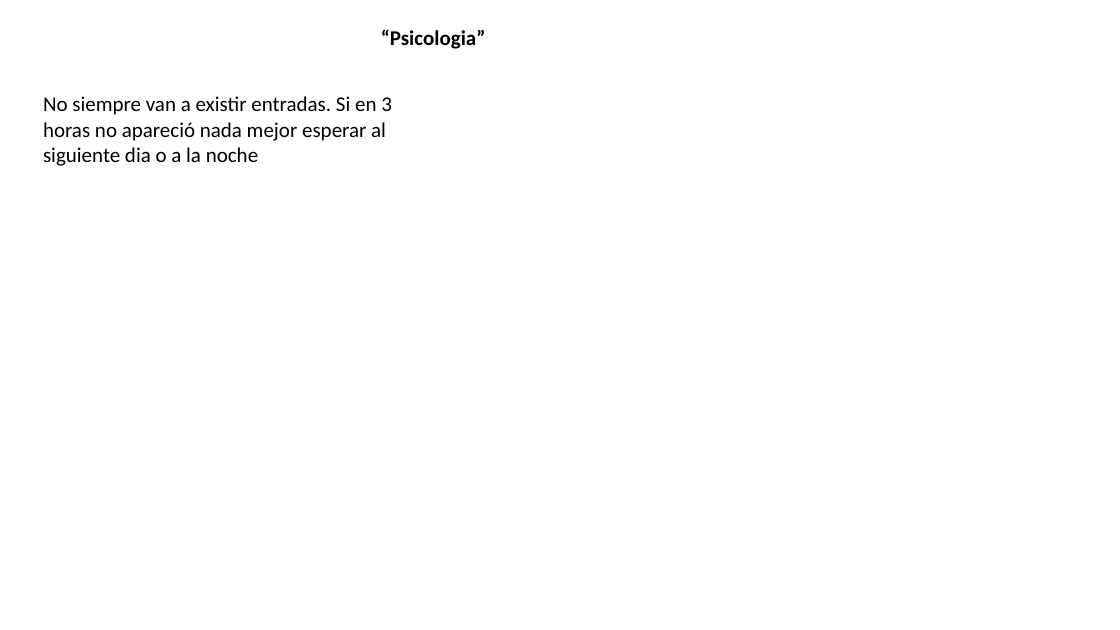
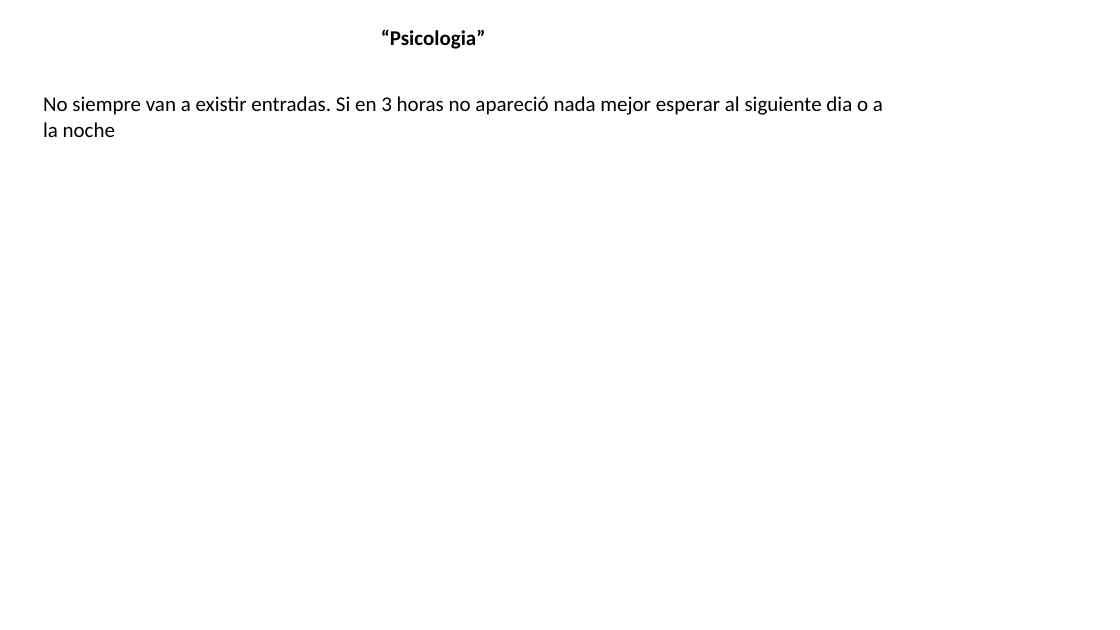
Before and after one commit to Edd1eware/Yields_Academy, a slide deck: slide 11 of Manual_YIELDS_ACADEMY.pptx (slide 4 before the commit). Drawn at 1120x630 pixels with LibreOffice and Linux fonts; fonts in the diff are those of the drawing. Boxes give left, top, right and bottom in pixels: in the first picture for what was removed or moved away, otherwise in the second. Text is boxed around its words. In the diff, an @@ line names an element or a change of style, - is before the commit and + after.

```diff
--- a/Manual_YIELDS_ACADEMY.pptx
+++ b/Manual_YIELDS_ACADEMY.pptx
@@ text "No siempre van a existir ..." rewrapped from [43,96,392,166] to [43,96,883,137] @@
```
Also in this commit, not shown: 1 other slide changed, 7 slides added.
